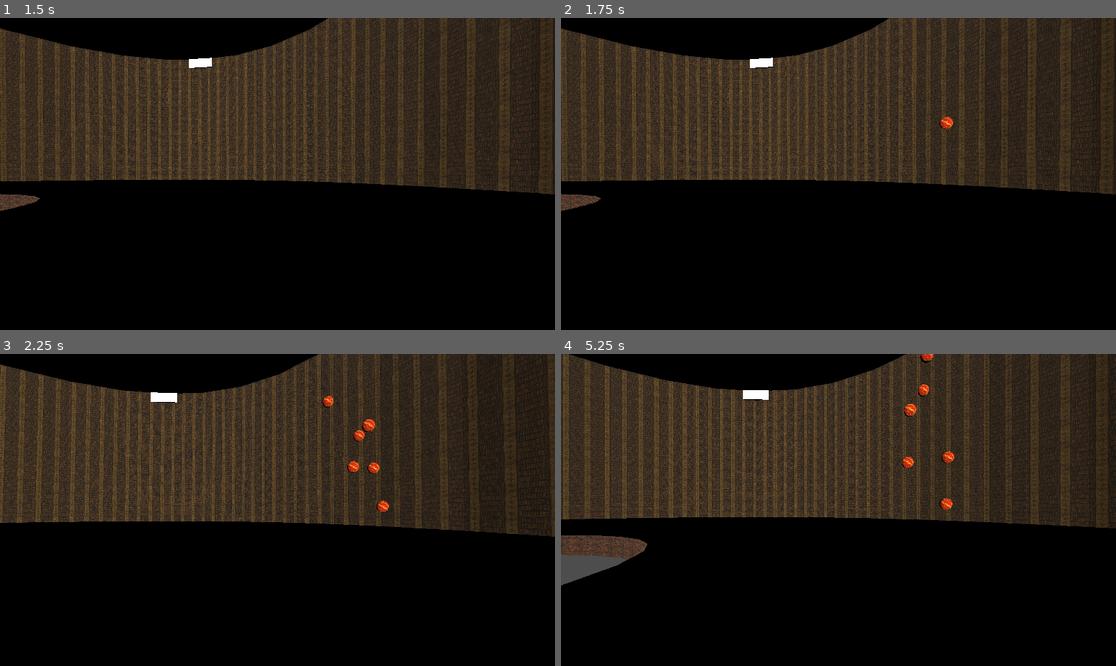
Above: before the commit, frames 1-4 (two rows, left to right).
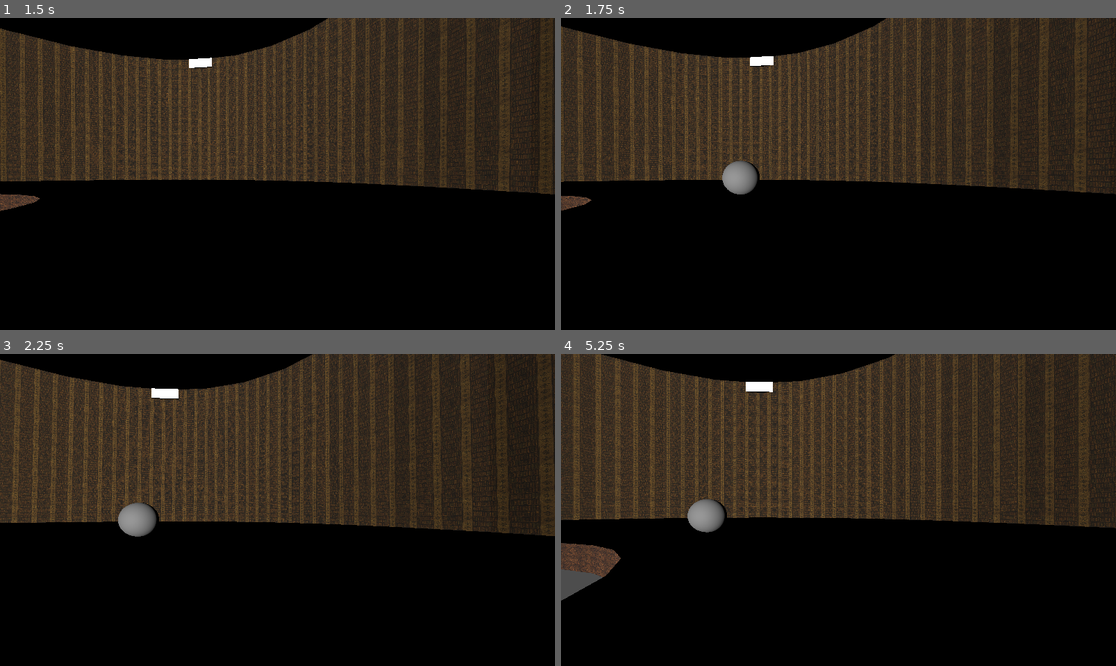
Above: after the commit, the same moments.

Repository: tharpm95/orb_thrower
Game: Godot game, scene res://worlds/level_1.tscn
The game is run twice, just before and just after one commit, with the same random seed, the same clock (stepped at 60 frames per second) and the same inputs.
Inputs (mouse positions are in pixels of both pictures, inside the frame that each line leads up to):
- Up to frame 1 (1.5 s): move the mouse to (305, 174) at 0.52 s; hold A (A) 0.53-1.28 s; tap D (D) at 0.8, 1.35 s; move the mouse to (249, 174) at 1.27 s
- Up to frame 2 (1.75 s): click (810, 174) at 1.55 s
- Up to frame 3 (2.25 s): move the mouse to (288, 503) at 2.02 s; press the mouse at (288, 503) at 2.03 s
- Up to frame 4 (5.25 s): tap S (S) at 2.3, 2.85 s; move the mouse to (832, 516) at 2.77 s; release the mouse at (832, 516) at 2.78 s; tap A (A) at 3.05 s; move the mouse to (877, 513) at 3.52 s; hold A (A) 3.53-4.28 s; tap D (D) at 3.8, 4.35 s; move the mouse to (794, 506) at 4.27 s; click (794, 506) at 4.55 s; move the mouse to (844, 510) at 5.02 s; press the mouse at (844, 510) at 5.03 s

Frame 1 is identical in both runs. In frame 2, 16% of the frame differs, in the area x 0-100%, y 0-62%; in frame 3, 17%; in frame 4, 21%, in the area x 0-100%, y 0-80%.

Commit message:
Throws orbs

Diff:
--- /dev/null
+++ b/scenes/orb.tscn
@@ -0,0 +1,15 @@
+[gd_scene load_steps=3 format=3 uid="uid://cplblf44s6jfc"]
+
+[sub_resource type="SphereMesh" id="SphereMesh_btahu"]
+
+[sub_resource type="SphereShape3D" id="SphereShape3D_28xq2"]
+
+[node name="Node3D" type="Node3D"]
+
+[node name="RigidBody3D" type="RigidBody3D" parent="."]
+
+[node name="MeshInstance3D" type="MeshInstance3D" parent="RigidBody3D"]
+mesh = SubResource("SphereMesh_btahu")
+
+[node name="CollisionShape3D" type="CollisionShape3D" parent="RigidBody3D"]
+shape = SubResource("SphereShape3D_28xq2")
--- a/scripts/movement.gd
+++ b/scripts/movement.gd
@@ -3,28 +3,26 @@
 const SPEED = 5.0
 const JUMP_VELOCITY = 4.5
 const FALL_THRESHOLD = -100.0
+const LAUNCH_FORCE = 20.0
 
 @onready var camera = $Camera3D
-@onready var raycast = $RayCast3D
 
 var start_position: Vector3
 var log_timer: float = 0.0 # Timer for logging
 var log_interval: float = 1.0 # Interval to log character position
 
-@export var max_distance: float = 500.0 # Maximum length of the line
-
-# Load the particle effect scene
-@export var impact_effect_scene: PackedScene = preload("res://scenes/fire_particles.tscn")
+# Load sphere mesh scene
+@export var sphere_scene: PackedScene = preload("res://scenes/orb.tscn")
 
 func _ready():
 	start_position = global_transform.origin
-	raycast.enabled = false
 
 func _physics_process(delta: float) -> void:
 	# Update the timer
 	log_timer += delta
 	if log_timer >= log_interval:
 		print("Character position: ", global_transform.origin)
+		print("Camera direction: ", camera.basis.z.normalized()) # Log camera direction
 		log_timer = 0.0 # Reset the timer
 
 	if global_transform.origin.y < FALL_THRESHOLD:
@@ -61,42 +59,25 @@
 
 func _input(event):
 	if event.is_action_pressed("LM"):
-		print("Left mouse pressed: Emitting particles")  # Debugging print
-		emit_particles()
+		print("Left mouse pressed: Launching sphere")  # Debugging print
+		launch_sphere()
 
-func emit_particles():
-	# Calculate the camera direction as a unit vector
-	var camera_direction = camera.basis.z.normalized()
+func launch_sphere():
+	if sphere_scene:
+		var sphere_instance = sphere_scene.instantiate()
+		add_child(sphere_instance)
 
-	var base_vector = Vector3(-5, 0, -5)
+		# Position the sphere at the camera's position
+		sphere_instance.global_transform.origin = camera.global_transform.origin
 
-	# Calculate the appropriate position vector using the camera direction
-	# This scales the base_vector taking into account the direction from the camera
-	var particle_position = Vector3(
-		base_vector.x * camera_direction.x,
-		base_vector.y * camera_direction.y,
-		base_vector.z * camera_direction.z
-	)
+		# Get the direction the camera is facing
+		var launch_direction = -camera.basis.z.normalized()
 
-	print("Emitting particles at calculated position:", particle_position)
-	spawn_impact_effect(particle_position)
-
-func spawn_impact_effect(position):
-	if impact_effect_scene:
-		print("Spawning Impact Effect at position: ", position)  # Debugging print
-		var impact_instance = impact_effect_scene.instantiate()
-		impact_instance.global_transform.origin = position
-
-		if impact_instance.has_node("GPUParticles3D"):
-			var particles = impact_instance.get_node("GPUParticles3D")
-			particles.emitting = true  # Ensure particles start emitting
-
-		add_child(impact_instance)
-		await get_tree().create_timer(1.0).timeout
-		impact_instance.queue_free()
+		# Apply force to the sphere in the direction the camera is facing
+		var sphere_rigidbody = sphere_instance as RigidBody3D
+		if sphere_rigidbody:
+			sphere_rigidbody.apply_central_impulse(launch_direction * LAUNCH_FORCE)
 
 func _resurrect():
 	global_transform.origin = start_position
 	velocity = Vector3.ZERO
-
-	#The particles are showing up always relative to the location of the character but they actually need to show up relative to the direction the camera is facing (always in front of the camera). Start just by logging the direction of the camera in the same interval as the character position is logged. Represent the direction as a unit vector which is logged
--- a/worlds/level_1.tscn
+++ b/worlds/level_1.tscn
@@ -22,8 +22,5 @@
 transform = Transform3D(0.0379692, 0, -0.999279, 0, 1, 0, 0.999279, 0, 0.0379692, 0.160954, 0, 0.26498)
 script = ExtResource("2_d2paj")
 
-[node name="RayCast3D" type="RayCast3D" parent="CharacterBody3D"]
-transform = Transform3D(1, 0, 0, 0, 1, 0, 0, 0, 1, 2.50538, 0.144985, -0.694555)
-
 [node name="library" parent="." instance=ExtResource("3_jj8qn")]
 transform = Transform3D(1, 0, 0, 0, 1, 0, 0, 0, 1, 4.53586, -5.38171, -0.870485)
